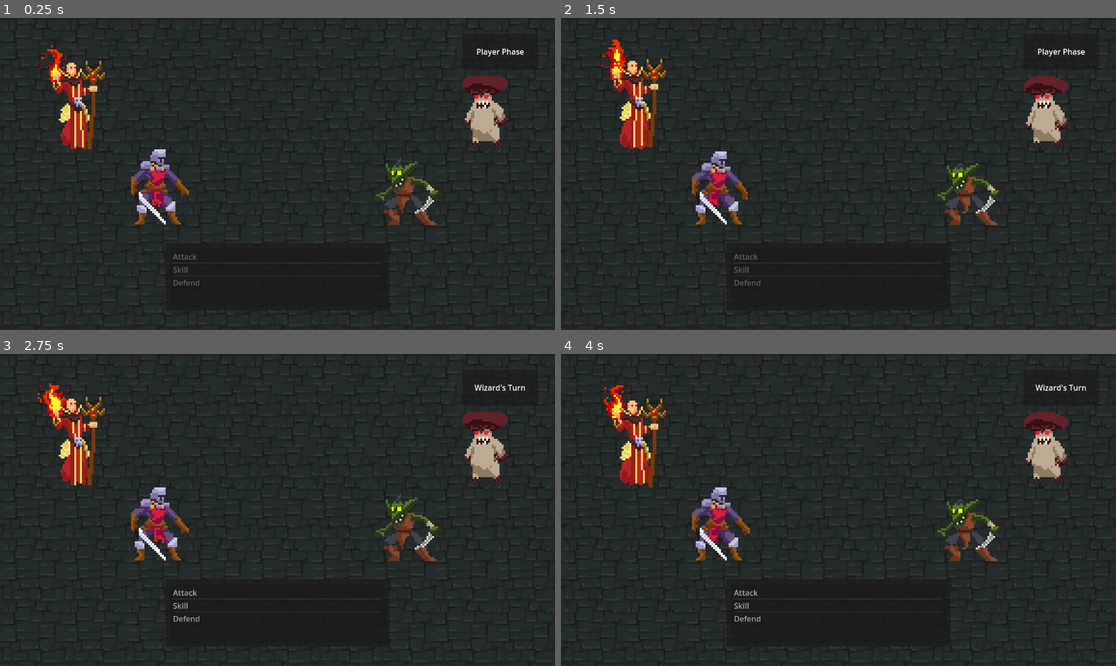
Above: before the commit, frames 1-4 (two rows, left to right).
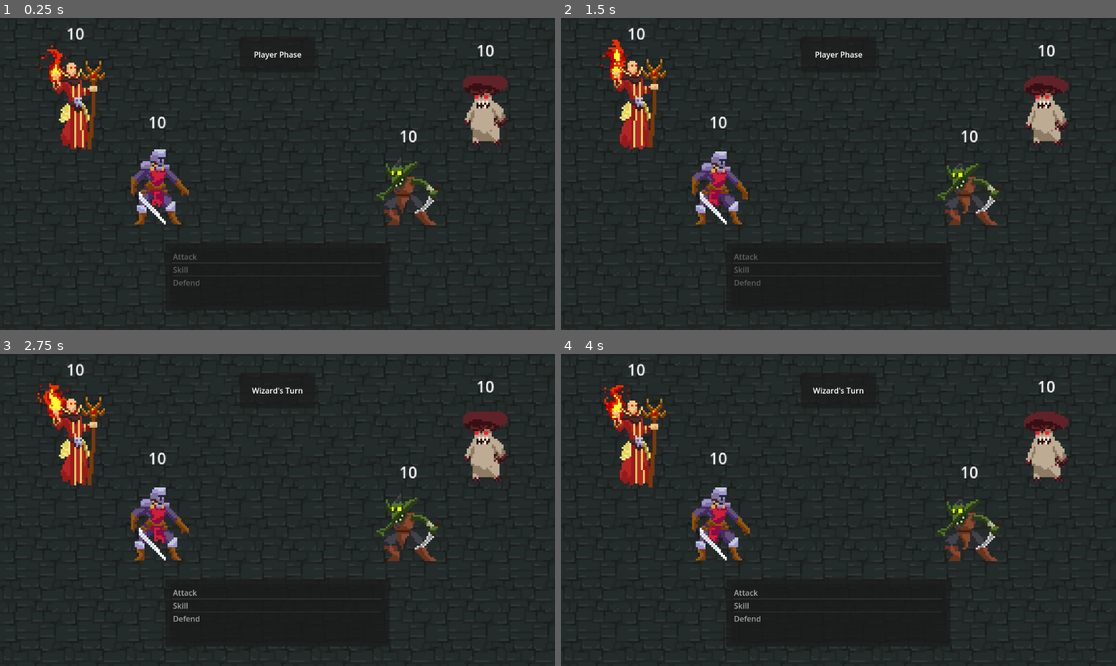
Above: after the commit, the same moments.

Repository: cheskya/ISCS3014-Project4
Game: Godot game, scene res://scenes/game.tscn
Two runs of this game, one before a commit and one after it. Both use one fixed random seed, a clock stepped at 60 frames per second and the inputs below.
Inputs:
- Up to frame 1 (0.25 s): no input
- Up to frame 2 (1.5 s): no input
- Up to frame 3 (2.75 s): no input
- Up to frame 4 (4 s): no input

The runs differ from the first frame. In frame 1, 0.4% of the frame differs, in the area x 12-95%, y 3-40%; in frame 2, 0.4%; in frame 3, 0.4%; in frame 4, 0.4%.

Commit message:
Add health labels, move action log, fix action log

Diff:
--- a/scenes/enemy_goblin.gd
+++ b/scenes/enemy_goblin.gd
@@ -1,11 +1,15 @@
 extends CharacterBody2D
 
 @onready var ui_node = $"../UI"
+@onready var health_label = $HealthLabel
+
+var health = 10
 
 signal move_done(data)
 
 func _ready():
 	add_to_group("enemy")
+	health_label.text = str(health)
 
 func action():
 	var move_name : String
--- a/scenes/enemy_goblin.tscn
+++ b/scenes/enemy_goblin.tscn
@@ -171,7 +171,7 @@
 [sub_resource type="CircleShape2D" id="CircleShape2D_pap2g"]
 radius = 12.0416
 
-[node name="Enemy1" type="CharacterBody2D"]
+[node name="Goblin" type="CharacterBody2D"]
 
 [node name="AnimatedSprite2D" type="AnimatedSprite2D" parent="."]
 position = Vector2(-1, -26)
@@ -184,3 +184,13 @@
 [node name="CollisionShape2D" type="CollisionShape2D" parent="."]
 position = Vector2(0, -13)
 shape = SubResource("CircleShape2D_pap2g")
+
+[node name="HealthLabel" type="Label" parent="."]
+offset_left = -6.0
+offset_top = -52.0
+offset_right = 18.0
+offset_bottom = -29.0
+scale = Vector2(0.5, 0.5)
+text = "10"
+horizontal_alignment = 1
+vertical_alignment = 1
--- a/scenes/enemy_mushroom.gd
+++ b/scenes/enemy_mushroom.gd
@@ -1,11 +1,15 @@
 extends CharacterBody2D
 
 @onready var ui_node = $"../UI"
+@onready var health_label = $HealthLabel
+
+var health = 10
 
 signal move_done(data)
 
 func _ready():
 	add_to_group("enemy")
+	health_label.text = str(health)
 
 func action():
 	var move_name : String
--- a/scenes/enemy_mushroom.tscn
+++ b/scenes/enemy_mushroom.tscn
@@ -171,7 +171,7 @@
 [sub_resource type="CircleShape2D" id="CircleShape2D_jynu7"]
 radius = 10.0499
 
-[node name="Enemy2" type="CharacterBody2D"]
+[node name="Mushroom" type="CharacterBody2D"]
 
 [node name="AnimatedSprite2D" type="AnimatedSprite2D" parent="."]
 position = Vector2(0, -26)
@@ -184,3 +184,13 @@
 [node name="CollisionShape2D" type="CollisionShape2D" parent="."]
 position = Vector2(0, -11)
 shape = SubResource("CircleShape2D_jynu7")
+
+[node name="HealthLabel" type="Label" parent="."]
+offset_left = -6.0
+offset_top = -55.0
+offset_right = 18.0
+offset_bottom = -32.0
+scale = Vector2(0.5, 0.5)
+text = "10"
+horizontal_alignment = 1
+vertical_alignment = 1
--- a/scenes/game.gd
+++ b/scenes/game.gd
@@ -33,17 +33,19 @@
 	for node in get_tree().get_nodes_in_group("player"):
 		current_player = node
 		accept_move = true
+		ui.enable_menu()
 		ui.change_attack_list(node.get_attacks())
 		ui.change_skills_list(node.get_skills())
 		ui.change_action_log(node.name + "'s Turn")
-		ui.enable_menu()
 		node.action()
 		await node.move_done
-		ui.disable_menu()
 
 
 	for move in player_moves:
-		ui.change_action_log(move[0] + " did " + move[1])
+		if move[2] != null:
+			ui.change_action_log(move[0] + " did " + move[1] + " to " + move[2])
+		else:
+			ui.change_action_log(move[0] + " did " + move[1])
 		await get_tree().create_timer(2.0).timeout
 
 	player_turn = false
--- a/scenes/player_knight.gd
+++ b/scenes/player_knight.gd
@@ -2,6 +2,7 @@
 
 @onready var game = $".."
 @onready var ui_node = $"../UI"
+@onready var health_label = $HealthLabel
 
 signal move_done
 signal move_wait
@@ -9,17 +10,21 @@
 var attacks = ["Slash", "Spin Attack"]
 var skills = ["Wind Slash"]
 
+var health = 10
+
 
 func _ready():
 	ui_node.move_received.connect(player_move)
 	self.move_wait.connect(action)
 	add_to_group("player")
+	health_label.text = str(health)
 
 
-func player_move(name, data):
+func player_move(name, data, target):
 	if self == data:
 		game.accept_move = false
-		game.player_moves.append([self.name, name])
+		ui_node.disable_menu()
+		game.player_moves.append([self.name, name, target])
 		emit_signal("move_wait")
 
 
--- a/scenes/player_knight.tscn
+++ b/scenes/player_knight.tscn
@@ -241,7 +241,7 @@
 [sub_resource type="CircleShape2D" id="CircleShape2D_wynhr"]
 radius = 15.0
 
-[node name="Player1" type="CharacterBody2D"]
+[node name="Knight" type="CharacterBody2D"]
 
 [node name="AnimatedSprite2D" type="AnimatedSprite2D" parent="."]
 position = Vector2(1, -14)
@@ -253,3 +253,13 @@
 [node name="CollisionShape2D" type="CollisionShape2D" parent="."]
 position = Vector2(0, -15)
 shape = SubResource("CircleShape2D_wynhr")
+
+[node name="HealthLabel" type="Label" parent="."]
+offset_left = -5.0
+offset_top = -60.0
+offset_right = 19.0
+offset_bottom = -37.0
+scale = Vector2(0.5, 0.5)
+text = "10"
+horizontal_alignment = 1
+vertical_alignment = 1
--- a/scenes/player_wizard.gd
+++ b/scenes/player_wizard.gd
@@ -2,6 +2,7 @@
 
 @onready var game = $".."
 @onready var ui_node = $"../UI"
+@onready var health_label = $HealthLabel
 
 signal move_done
 signal move_wait
@@ -9,17 +10,21 @@
 var attacks = ["Bonk"]
 var skills = ["Lightning", "Acid"]
 
+var health = 10
+
 
 func _ready():
 	ui_node.move_received.connect(player_move)
 	self.move_wait.connect(action)
 	add_to_group("player")
+	health_label.text = str(health)
 
 
-func player_move(name, data):
+func player_move(name, data, target):
 	if self == data:
 		game.accept_move = false
-		game.player_moves.append([self.name, name])
+		ui_node.disable_menu()
+		game.player_moves.append([self.name, name, target])
 		emit_signal("move_wait")
 
 
--- a/scenes/player_wizard.tscn
+++ b/scenes/player_wizard.tscn
@@ -205,7 +205,7 @@
 
 [sub_resource type="CircleShape2D" id="CircleShape2D_ouoqt"]
 
-[node name="CharacterBody2D" type="CharacterBody2D"]
+[node name="Wizard" type="CharacterBody2D"]
 
 [node name="AnimatedSprite2D" type="AnimatedSprite2D" parent="."]
 position = Vector2(1, -26)
@@ -217,3 +217,13 @@
 [node name="CollisionShape2D" type="CollisionShape2D" parent="."]
 position = Vector2(0, -23)
 shape = SubResource("CircleShape2D_ouoqt")
+
+[node name="HealthLabel" type="Label" parent="."]
+offset_left = -6.0
+offset_top = -66.0
+offset_right = 18.0
+offset_bottom = -43.0
+scale = Vector2(0.5, 0.5)
+text = "10"
+horizontal_alignment = 1
+vertical_alignment = 1
--- a/scenes/ui.gd
+++ b/scenes/ui.gd
@@ -8,7 +8,7 @@
 @onready var action_log_text = $ActionLog/MarginContainer/CenterContainer/Label
 @onready var game = $".."
 
-signal move_received(name, data)
+signal move_received(name, data, target)
 
 var is_from_attack : bool = false
 var current_action : String
@@ -40,7 +40,7 @@
 		show_menu(skills_list)
 	elif (index == 2) and game.accept_move:
 		action_list.deselect_all()
-		emit_signal("move_received", action_list.get_item_text(index), game.current_player)
+		emit_signal("move_received", action_list.get_item_text(index), game.current_player, null)
 
 
 func _on_attack_list_item_clicked(index: int, at_position: Vector2, mouse_button_index: int) -> void:
@@ -80,10 +80,11 @@
 		return
 	else:
 		hide_menu(enemy_list)
+		current_target = enemy_list.get_item_text(index)
 		show_menu(action_list)
 
 	if game.accept_move:
-		emit_signal("move_received", current_action, game.current_player)
+		emit_signal("move_received", current_action, game.current_player, current_target)
 
 
 func change_action_log(text: String):
--- a/scenes/ui.tscn
+++ b/scenes/ui.tscn
@@ -58,14 +58,14 @@
 item_0/text = "Back to"
 
 [node name="ActionLog" type="PanelContainer" parent="."]
-anchors_preset = 1
-anchor_left = 1.0
-anchor_right = 1.0
-offset_left = -192.0
-offset_top = 33.0
-offset_right = -35.0
-offset_bottom = 107.0
-grow_horizontal = 0
+anchors_preset = -1
+anchor_left = 0.5
+anchor_right = 0.5
+offset_left = -78.5
+offset_top = 39.0
+offset_right = 78.5
+offset_bottom = 113.0
+grow_horizontal = 2
 
 [node name="MarginContainer" type="MarginContainer" parent="ActionLog"]
 layout_mode = 2
Not shown: 1 places in scenes/game.tscn that only renumber resources
Not shown: 1 places in scenes/player_wizard.tscn that only renumber resources
